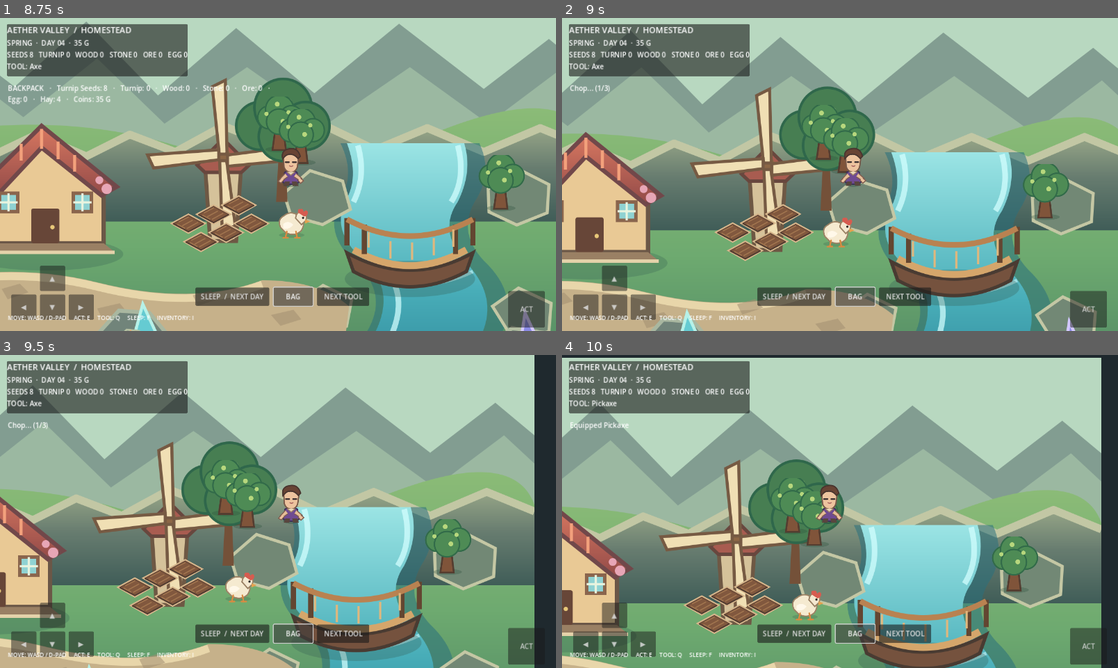
Above: before the commit, frames 1-4 (two rows, left to right).
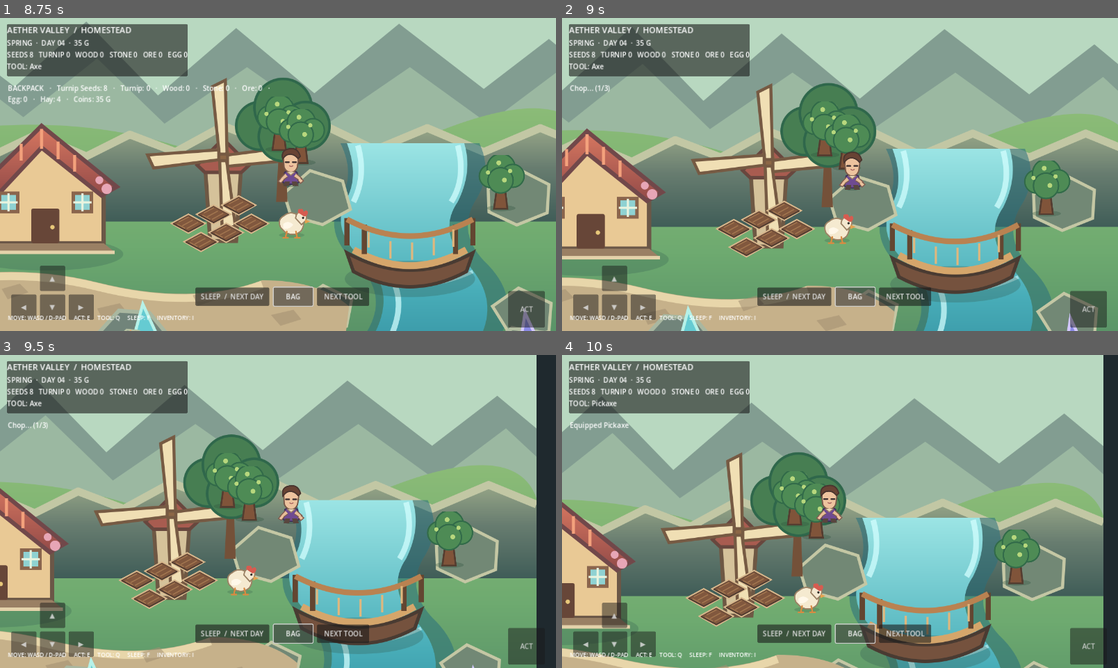
Above: after the commit, the same moments.

Repository: rintatia/aether-valley
Game: Godot game, scene res://scenes/main.tscn
The game is run twice, just before and just after one commit, with the same random seed, the same clock (stepped at 60 frames per second) and the same inputs.
Inputs:
- Up to frame 1 (8.75 s): click "SLEEP / NEXT DAY" at 0.5 s; click "SLEEP / NEXT DAY" at 1.25 s; click "NEXT TOOL" at 2 s; click "NEXT TOOL" at 2.75 s; click "▲" at 3.5 s; click "▼" at 4.25 s; click "◀" at 5 s; click "▶" at 5.75 s; click "ACT" at 6.5 s; click "BAG" at 7.25 s; tap Enter at 8 s; hold W (move_up) from 8.03 s (still down); hold F (advance_day) from 8.03 s (still down)
- Up to frame 2 (9 s): keep holding W (move_up); release F (advance_day) at 8.78 s; tap E (interact) at 8.85 s
- Up to frame 3 (9.5 s): keep holding W (move_up)
- Up to frame 4 (10 s): release W (move_up) at 9.53 s; hold A (move_left) from 9.53 s (still down); hold Q (tool_next) from 9.53 s (still down)

Frame 1 is identical in both runs. In frame 2, 16% of the frame differs, in the area x 0-100%, y 3-100%; in frame 3, 24%; in frame 4, 25%, in the area x 0-98%, y 0-100%.

Commit message:
world: add valley boundary, cottage and resource collision bodies

Diff:
--- a/scripts/world.gd
+++ b/scripts/world.gd
@@ -33,6 +33,7 @@
 func _ready() -> void:
 	player = get_node_or_null("Player") as CharacterBody2D
 	_create_world_state()
+	_create_world_collisions()
 	_build_hud()
 	var saved := SaveService.load_game()
 	if not saved.is_empty():
@@ -76,6 +77,39 @@
 		{"position": Vector2(390, 700), "hits": 0, "kind": "Copper Vein"},
 		{"position": Vector2(1450, 760), "hits": 0, "kind": "Stone Outcrop"}
 	]
+
+func _create_world_collisions() -> void:
+	# Physical boundaries keep the player inside the illustrated valley.
+	_add_collision_rect(Vector2(640, -145), Vector2(1640, 48))
+	_add_collision_rect(Vector2(640, 865), Vector2(1640, 48))
+	_add_collision_rect(Vector2(-185, 360), Vector2(48, 1050))
+	_add_collision_rect(Vector2(1465, 360), Vector2(48, 1050))
+	# Cottage footprint and resource trunks/outcrops are solid world objects.
+	_add_collision_rect(Vector2(190, 330), Vector2(205, 135))
+	for tree in trees:
+		_add_collision_circle(tree.position + Vector2(0, 18), 19.0)
+	for rock in rocks:
+		_add_collision_circle(rock.position + Vector2(0, 5), 23.0)
+
+func _add_collision_rect(center: Vector2, dimensions: Vector2) -> void:
+	var body := StaticBody2D.new()
+	body.position = center
+	var shape := CollisionShape2D.new()
+	var rectangle := RectangleShape2D.new()
+	rectangle.size = dimensions
+	shape.shape = rectangle
+	body.add_child(shape)
+	add_child(body)
+
+func _add_collision_circle(center: Vector2, radius: float) -> void:
+	var body := StaticBody2D.new()
+	body.position = center
+	var shape := CollisionShape2D.new()
+	var circle := CircleShape2D.new()
+	circle.radius = radius
+	shape.shape = circle
+	body.add_child(shape)
+	add_child(body)
 
 func _build_hud() -> void:
 	var layer := CanvasLayer.new()
